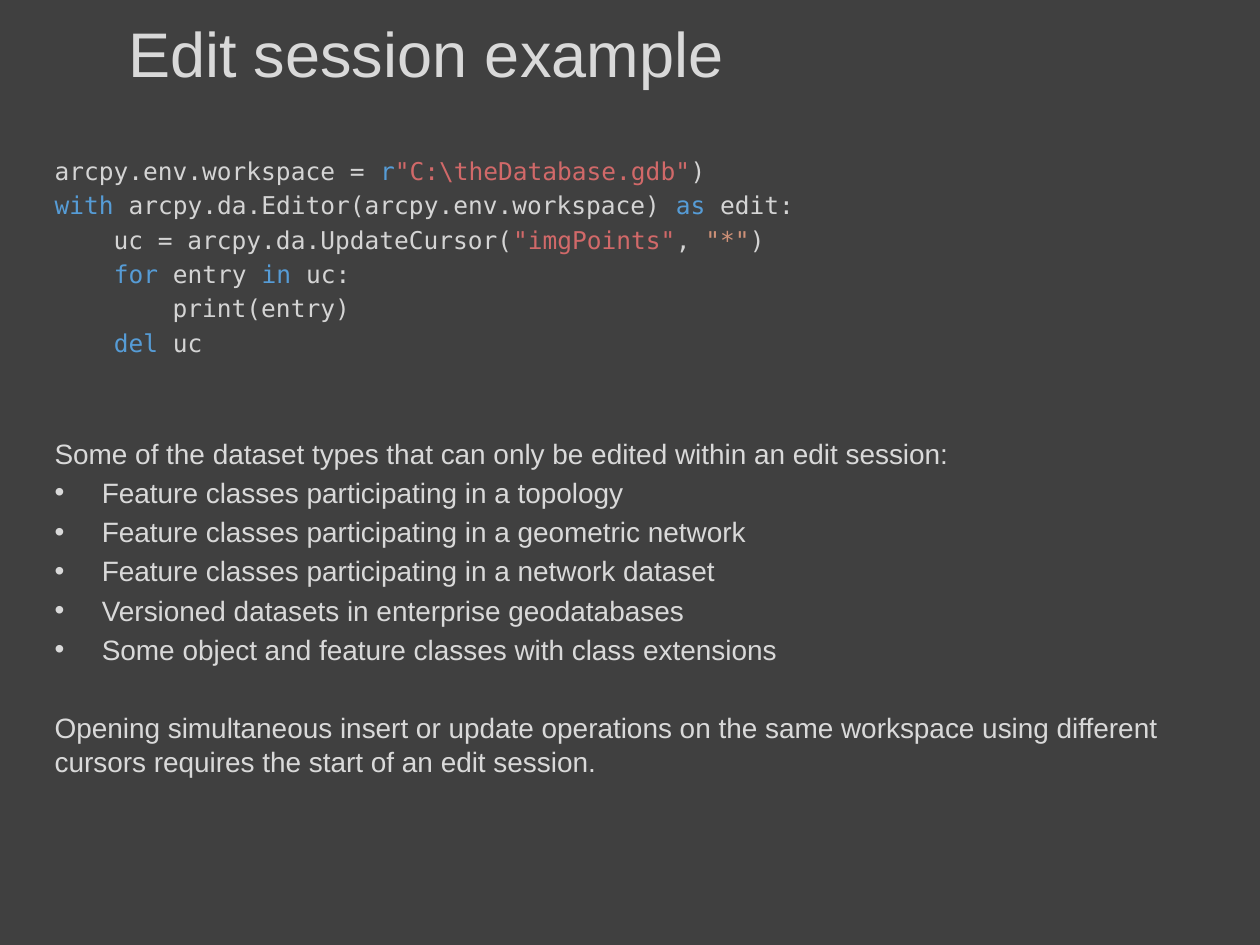
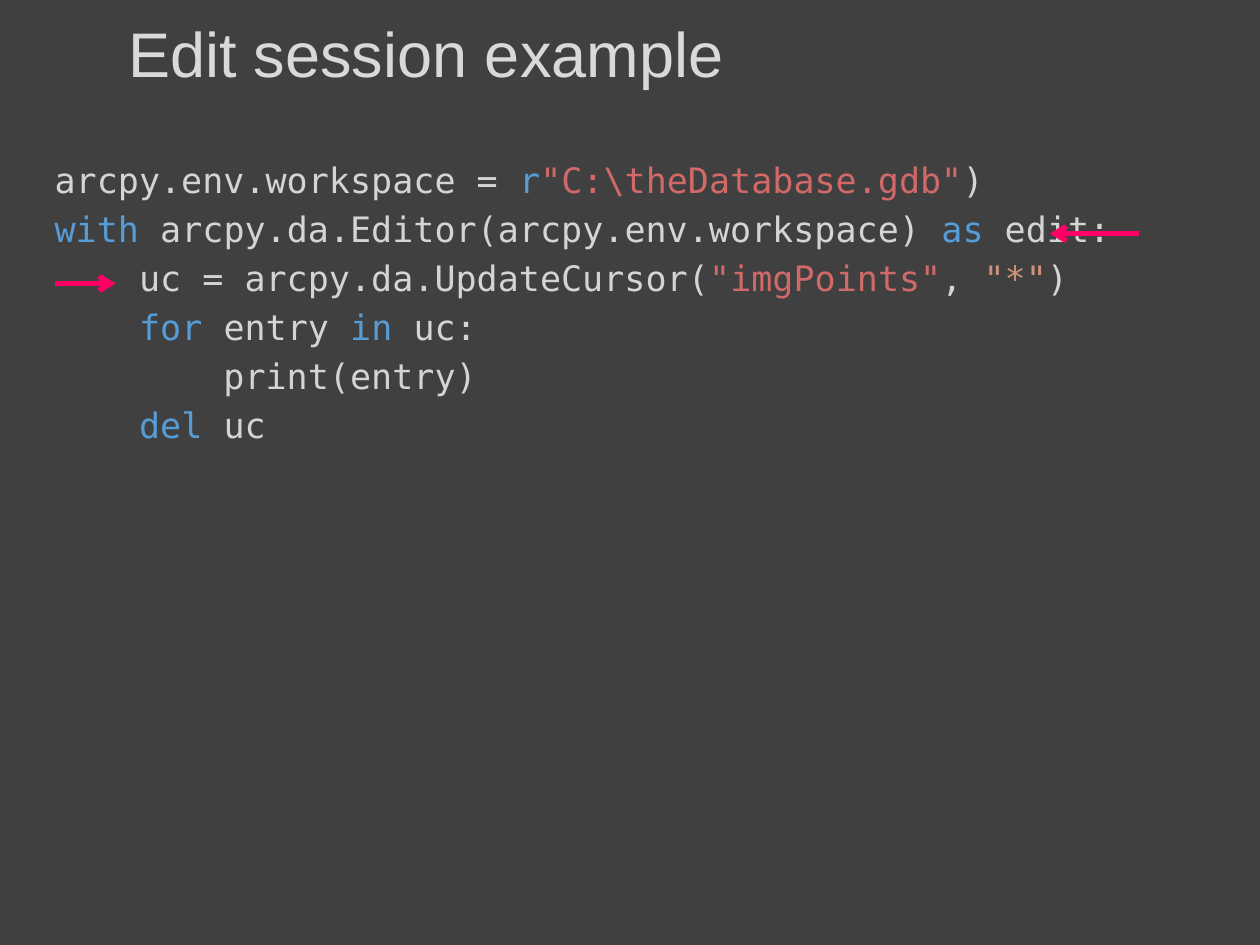
Before and after one commit to lgtateos/gis540, a slide deck: slide 102 of slides/cursors.pptx (slide 100 before the commit). Drawn at 1260x945 pixels with LibreOffice and Linux fonts; fonts in the diff are those of the drawing. Boxes give left, top, right and bottom in pixels: in the first picture for what was removed or moved away, otherwise in the second. Text is boxed around its words. In the diff, an @@ line names an element or a change of style, - is before the commit and + after.

```diff
--- a/slides/cursors.pptx
+++ b/slides/cursors.pptx
@@ text "arcpy.env.workspace = r"C:\theDatabase.gdb")" at (55,166,1111,439): size 14 to 20 pt; more space between paragraphs @@
@@ arrow added from (1139, 233) to (1050, 233), #FF0066 3 pt @@
@@ arrow added from (55, 284) to (116, 284), #FF0066 3 pt @@
@@ text at (55,443,1157,777): paragraphs removed @@
-Some of the dataset types that can only be edited within an edit session:
-• Feature classes participating in a topology
-• Feature classes participating in a geometric network
-• Feature classes participating in a network dataset
-• Versioned datasets in enterprise geodatabases
-• Some object and feature classes with class extensions
-Opening simultaneous insert or update operations on the same workspace using different cursors requires the start of an edit session.
```
Also in this commit, not shown: 3 other slides changed, 1 slide added.
